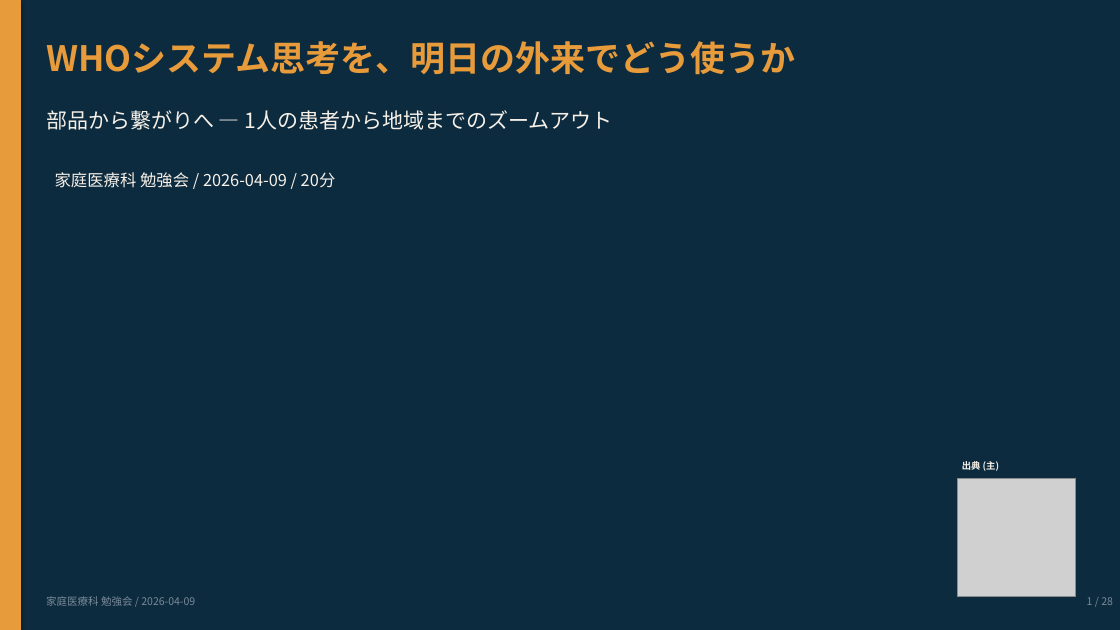
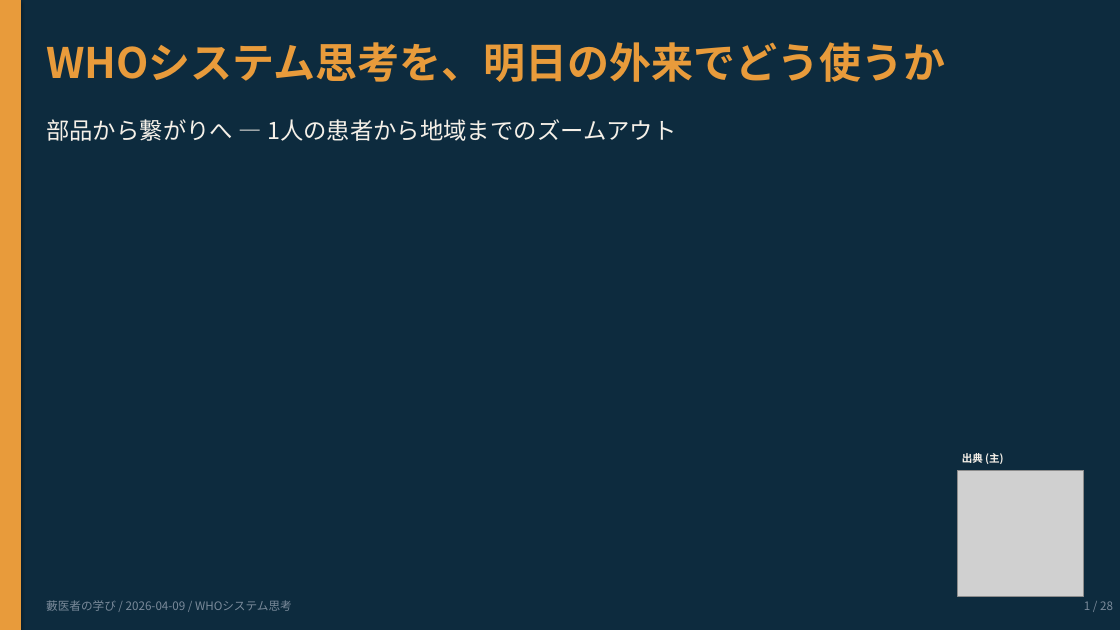
Before and after one commit to Tama831/ai-agent-team-materials, a slide deck: slide 1 of output/education/2026-04-09_who-systems-thinking-residents/who-systems-thinking-residents_slides_residents.pptx. Drawn at 1120x630 pixels with LibreOffice and Linux fonts; fonts in the diff are those of the drawing; grey boxes stand for pictures. Boxes give left, top, right and bottom in pixels: in the first picture for what was removed or moved away, otherwise in the second. Text is boxed around its words. In the diff, an @@ line names an element or a change of style, - is before the commit and + after.

```diff
--- a/output/education/2026-04-09_who-systems-thinking-residents/who-systems-thinking-residents_slides_residents.pptx
+++ b/output/education/2026-04-09_who-systems-thinking-residents/who-systems-thinking-residents_slides_residents.pptx
@@ text "WHOシステム思考を、明日の外来でどう使うか" at <box>46,42,945,82</box>: size 30 to 36 pt @@
@@ text "部品から繋がりへ — 1人の患者から地域までのズームアウト": place and size @@
-text "部品から繋がりへ — 1人の患者から地域までのズームアウト" at <box>46,110,613,130</box>
+text "部品から繋がりへ — 1人の患者から地域までのズームアウト" at <box>46,119,677,141</box>
@@ text "部品から繋がりへ — 1人の患者から地域までのズームアウト" at <box>46,119,677,141</box>: size 18 to 20 pt @@
@@ picture: place and size @@
-picture at <box>958,479,1075,597</box>
+picture at <box>958,471,1084,597</box>
@@ text "出典 (主)": place and size @@
-text "出典 (主)" at <box>962,461,999,471</box>
+text "出典 (主)" at <box>962,451,1003,465</box>
@@ text "出典 (主)" at <box>962,451,1003,465</box>: size 8 to 9 pt @@
@@ text removed at <box>46,596,195,606</box> @@
-家庭医療科 勉強会 / 2026-04-09
@@ text "1 / 28" at <box>1084,601,1113,610</box>: size 9 to 10 pt @@
@@ text at <box>46,600,292,611</box>: text changed; size 14 to 10 pt; text colour #F5F0E8 to #7A8A9A @@
-家庭医療科 勉強会 / 2026-04-09 / 20分
+藪医者の学び / 2026-04-09 / WHOシステム思考
```
Also in this commit, not shown: 27 other slides changed, 7 other files.
